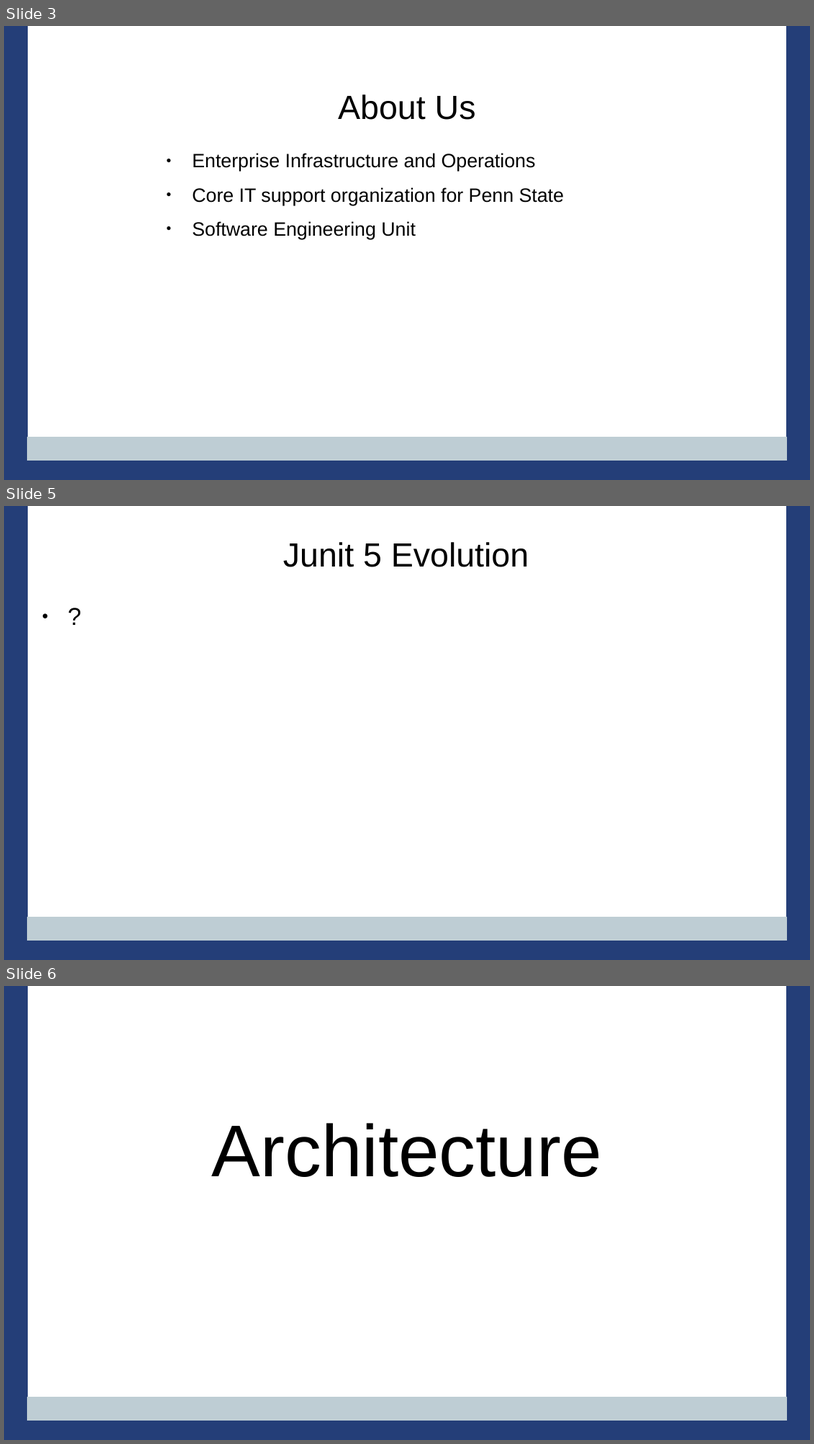
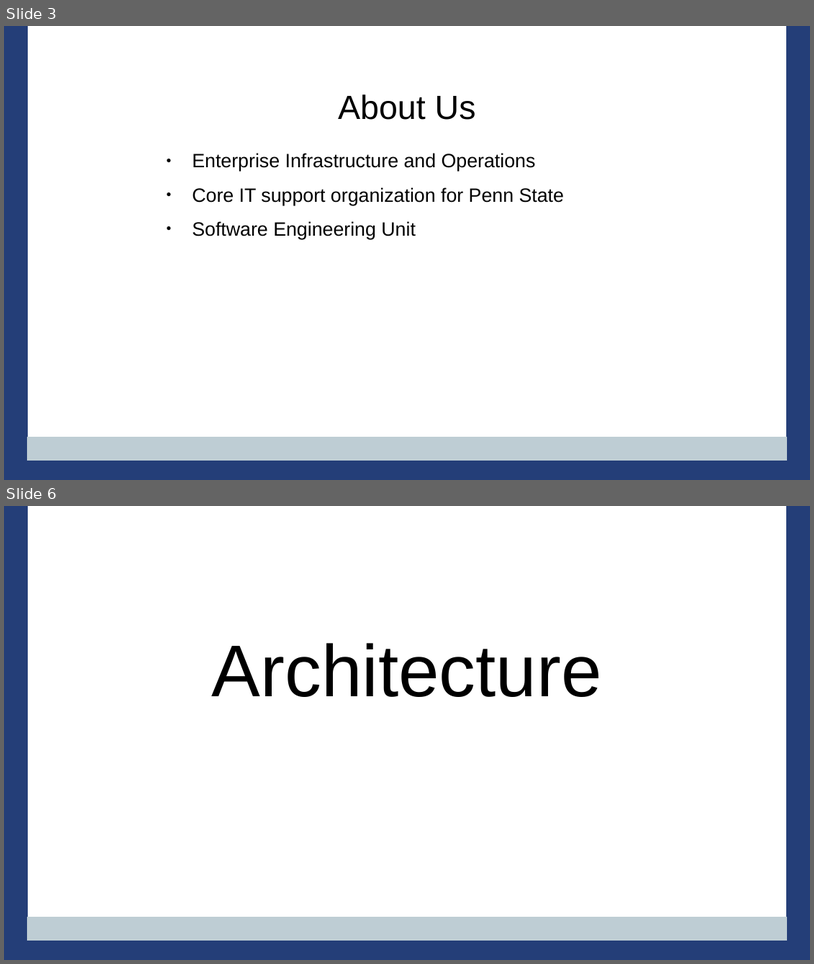
Before and after one commit to PennState/junit5-presentation, a slide deck: src/site/presentation/Junit5_Presentation_JavaOne_2016.odp. Shown one above the other, each under a label of ours: slides 3, 5 and 6 before the commit, slides 3 and 6 after it; the slides between them are not shown. The pictures are 814x1444 and 814x964 pixels, drawn with LibreOffice and Linux fonts; fonts in the diff are those of the drawing; background and template pictures are left out. Boxes give left, top, right and bottom in pixels: in the first picture for what was removed or moved away, otherwise in the second. Text is boxed around its words. In the diff, an @@ line names an element or a change of style, - is before the commit and + after.

```diff
--- a/src/site/presentation/Junit5_Presentation_JavaOne_2016.odp
+++ b/src/site/presentation/Junit5_Presentation_JavaOne_2016.odp
@@ slide 5 removed at (x1=4, y1=506, x2=810, y2=960), background #FFFFFF; not listed: 4 template elements that a slide beside it also shows @@
@@ title removed at (x1=283, y1=542, x2=529, y2=567) @@
-Junit 5 Evolution
@@ text removed at (x1=34, y1=601, x2=728, y2=908) @@
-● ?
```
Also in this commit, not shown: 1 slide changed, 1 slide added.
